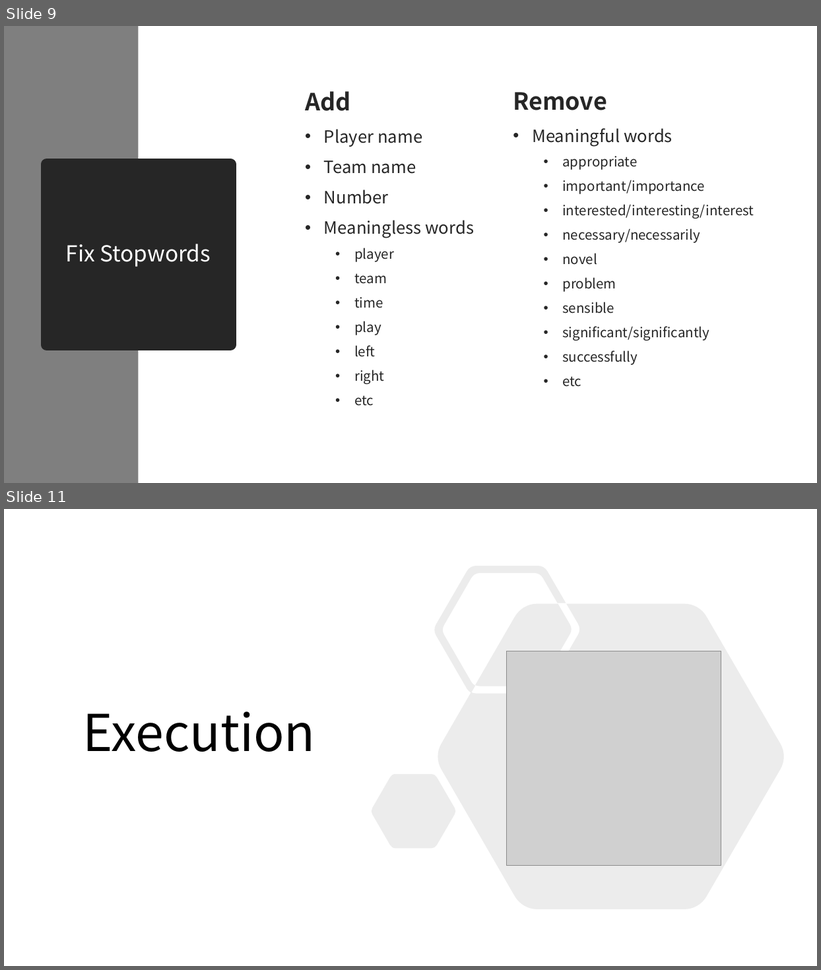
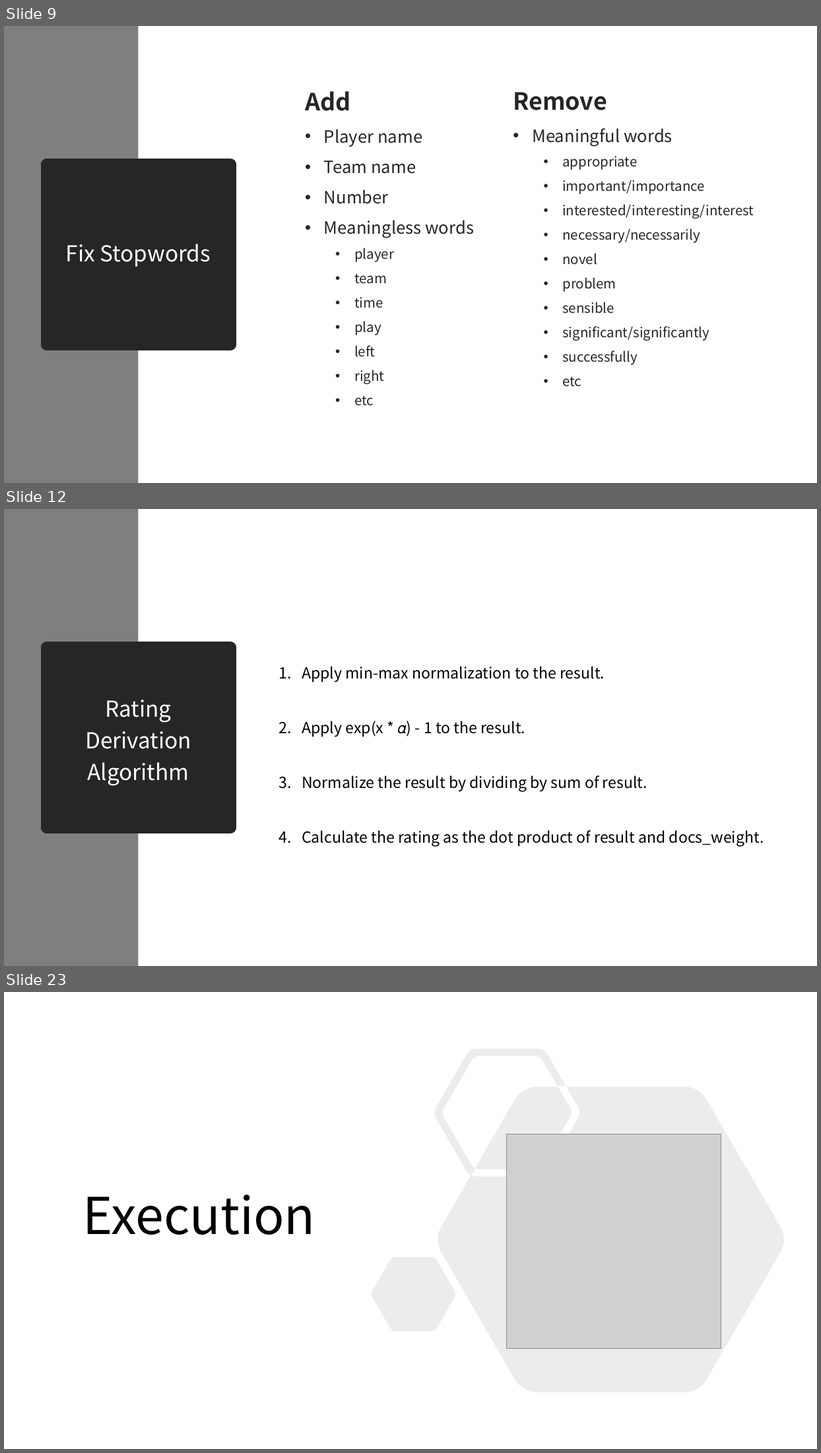
Before and after one commit to irun-soccer/irun, a slide deck: docs/nlp_IRun_05.pptx. Shown one above the other, each under a label of ours: slides 9 and 11 before the commit, slides 9, 12 and 23 after it; the slides between them are not shown. The pictures are 821x970 and 821x1453 pixels, drawn with LibreOffice and Linux fonts; fonts in the diff are those of the drawing; grey boxes stand for pictures. Boxes give left, top, right and bottom in pixels: in the first picture for what was removed or moved away, otherwise in the second. Text is boxed around its words. In the diff, an @@ line names an element or a change of style, - is before the commit and + after.

Commit message:
feat: rating convert algorihm update

```diff
--- a/docs/nlp_IRun_05.pptx
+++ b/docs/nlp_IRun_05.pptx
@@ slide 12 added at box(4, 509, 817, 966), background #FFFFFF @@
@@ rectangle added at box(4, 509, 138, 966), fill #7F7F7F @@
@@ title added at box(47, 648, 230, 828), fill #262626, outline #262626 13.75 pt, 26 pt, text #FFFFFF @@
+Rating Derivation Algorithm
@@ text added at box(302, 666, 764, 847), 18 pt, text #000000 @@
+1. Apply min-max normalization to the result.
+2. Apply exp(x * 𝛼) - 1 to the result.
+3. Normalize the result by dividing by sum of result.
+4. Calculate the rating as the dot product of result and docs_weight.
@@ what was slide 11 is now slide 23 @@
```
Also in this commit, not shown: 2 slides changed, 12 other slides added, 1 other file.
